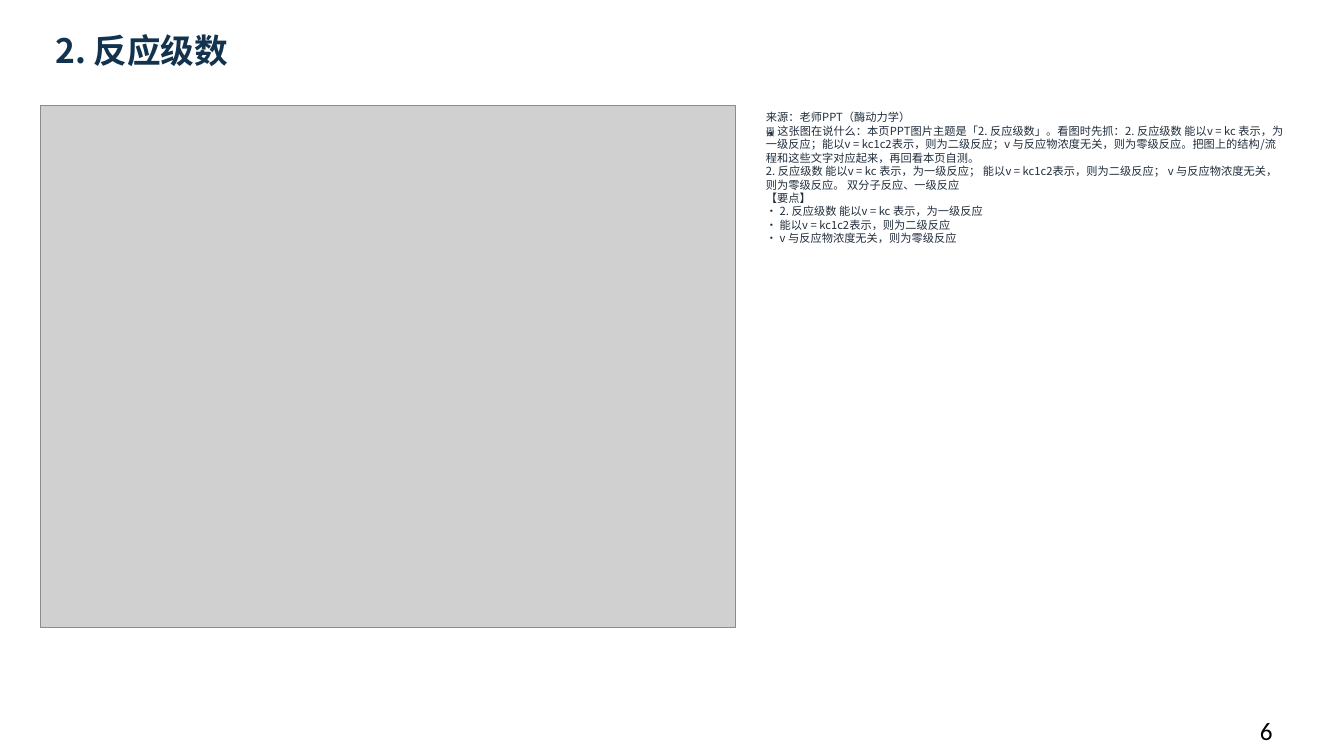
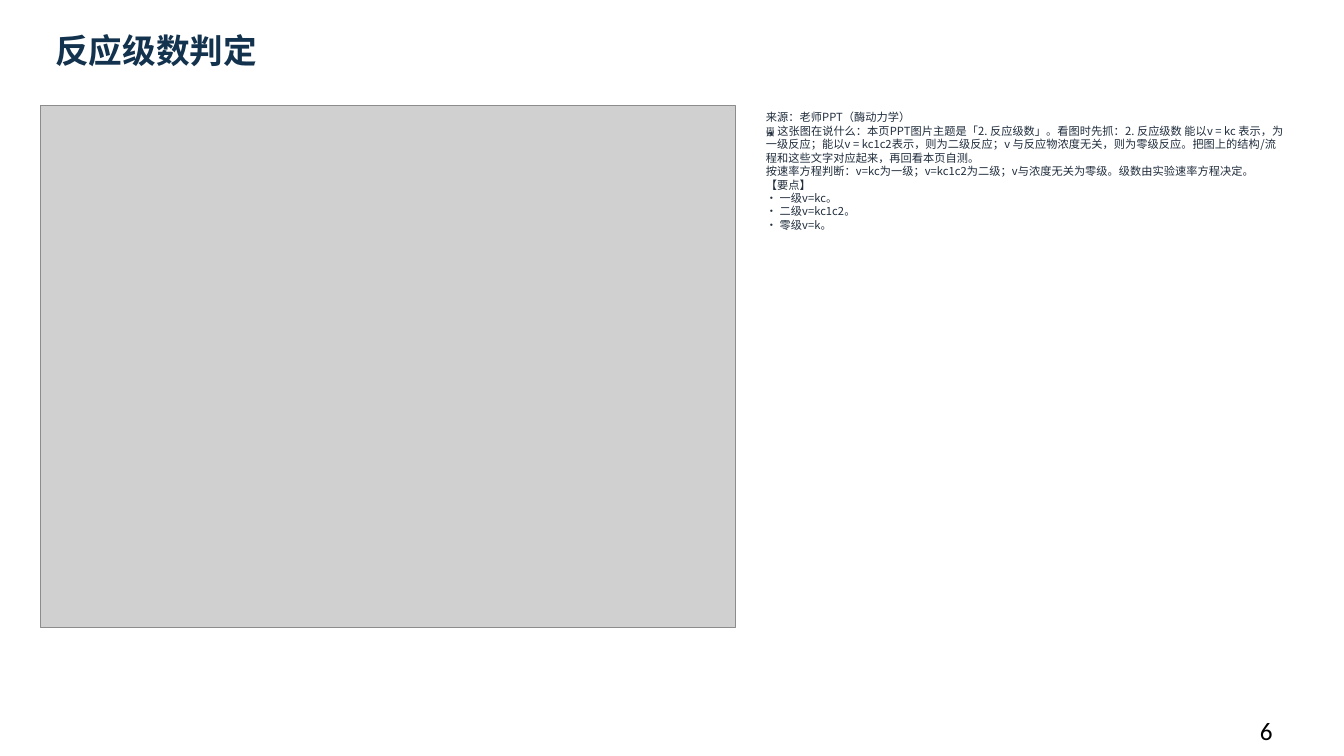
Before and after one commit to newkan-li/Biochemistry, a slide deck: slide 6 of downloads/bc07-ai-style.pptx. Drawn at 1344x756 pixels with LibreOffice and Linux fonts; fonts in the diff are those of the drawing; grey boxes stand for pictures. Boxes give left, top, right and bottom in pixels: in the first picture for what was removed or moved away, otherwise in the second. Text is boxed around its words. In the diff, an @@ line names an element or a change of style, - is before the commit and + after.

```diff
--- a/downloads/bc07-ai-style.pptx
+++ b/downloads/bc07-ai-style.pptx
@@ text at <box>55,34,257,66</box>: text changed @@
-2. 反应级数
+反应级数判定
@@ text at <box>766,111,1283,230</box>: text changed @@
-来源：老师PPT（酶动力学）
-🖼 这张图在说什么：本页PPT图片主题是「2. 反应级数」。看图时先抓：2. 反应级数 能以v = kc 表示，为一级反应；能以v = kc1c2表示，则为二级反应；v 与反应物浓度无关，则为零级反应。把图上的结构/流程和这些文字对应起来，再回看本页自测。
-2. 反应级数 能以v = kc 表示，为一级反应； 能以v = kc1c2表示，则为二级反应； v 与反应物浓度无关，则为零级反应。 双分子反应、一级反应
-【要点】
-• 2. 反应级数 能以v = kc 表示，为一级反应
-• 能以v = kc1c2表示，则为二级反应
-• v 与反应物浓度无关，则为零级反应
+来源：老师PPT（酶动力学）
+🖼 这张图在说什么：本页PPT图片主题是「2. 反应级数」。看图时先抓：2. 反应级数 能以v = kc 表示，为一级反应；能以v = kc1c2表示，则为二级反应；v 与反应物浓度无关，则为零级反应。把图上的结构/流程和这些文字对应起来，再回看本页自测。
+按速率方程判断：v=kc为一级；v=kc1c2为二级；v与浓度无关为零级。级数由实验速率方程决定。
+【要点】
+• 一级v=kc。
+• 二级v=kc1c2。
+• 零级v=k。
```
Also in this commit, not shown: 44 other slides changed, 5 other files.
